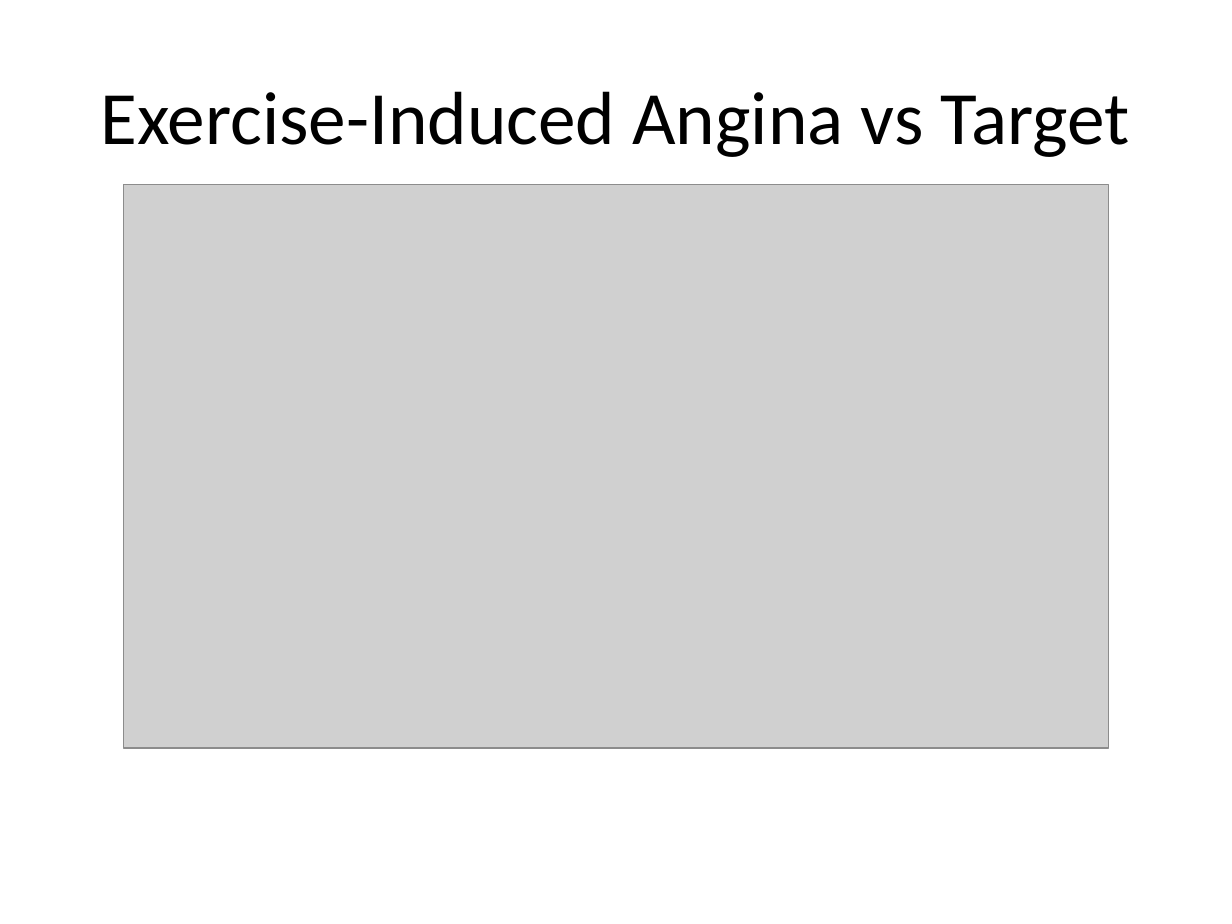
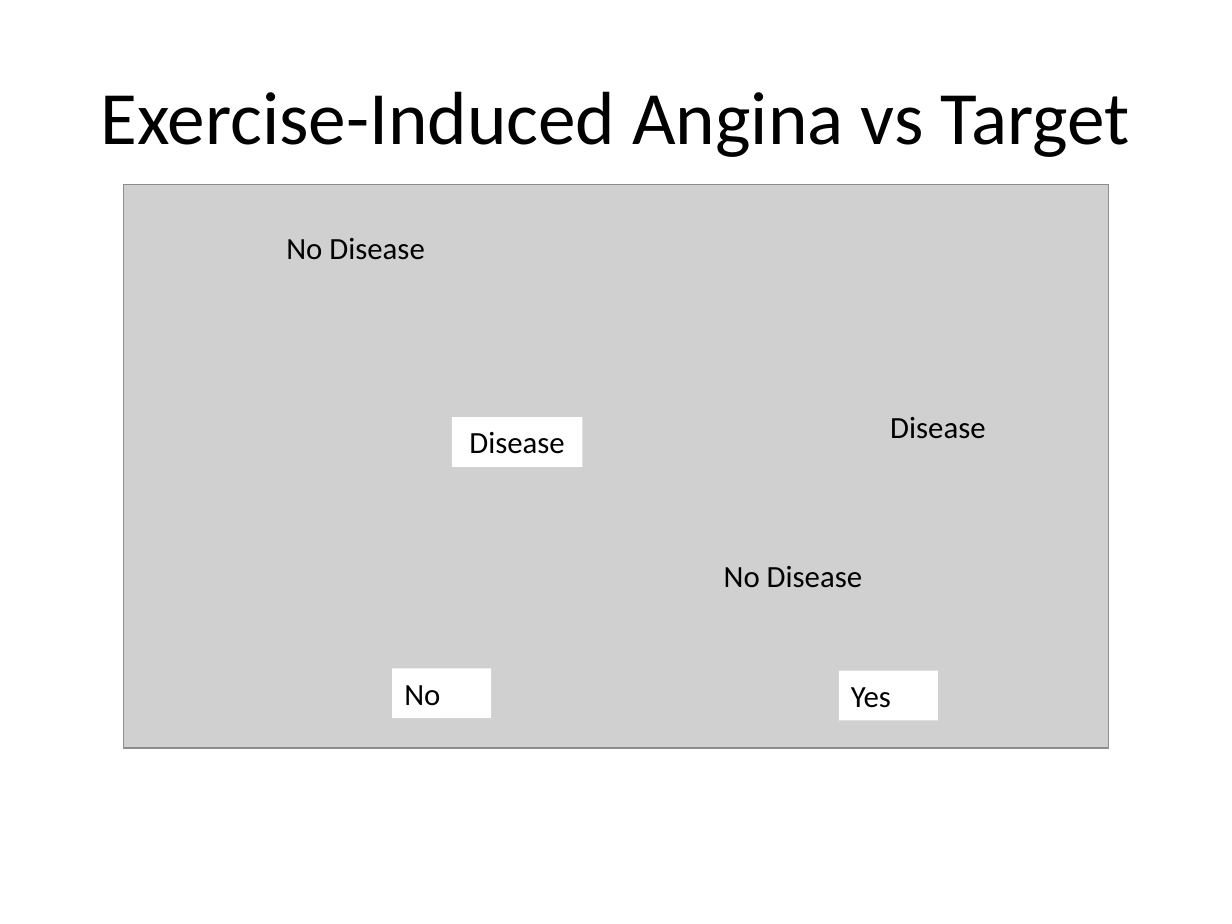
Before and after one commit to AndreaLHazzard/Heart_Disease_Predictor, a slide deck: slide 23 of Heart_Disease_Model_Presentation.pptx (slide 21 before the commit). Drawn at 1232x924 pixels with LibreOffice and Linux fonts; fonts in the diff are those of the drawing; grey boxes stand for pictures. Boxes give left, top, right and bottom in pixels: in the first picture for what was removed or moved away, otherwise in the second. Text is boxed around its words. In the diff, an @@ line names an element or a change of style, - is before the commit and + after.

```diff
--- a/Heart_Disease_Model_Presentation.pptx
+++ b/Heart_Disease_Model_Presentation.pptx
@@ text added at <box>286,238,424,260</box>, 18 pt, text #000000 @@
+No Disease
@@ rectangle added at <box>452,418,583,467</box>, fill #FFFFFF, 18 pt, text #000000 @@
+Disease
@@ text added at <box>890,417,985,439</box>, 18 pt, text #000000 @@
+Disease
@@ text added at <box>724,566,862,588</box>, 18 pt, text #000000 @@
+No Disease
@@ rectangle added at <box>392,669,490,718</box>, fill #FFFFFF, 18 pt, text #000000 @@
+No
@@ rectangle added at <box>839,670,938,719</box>, fill #FFFFFF, 18 pt, text #000000 @@
+Yes
```
Also in this commit, not shown: 13 other slides changed, 6 slides added, 4 slides removed.
